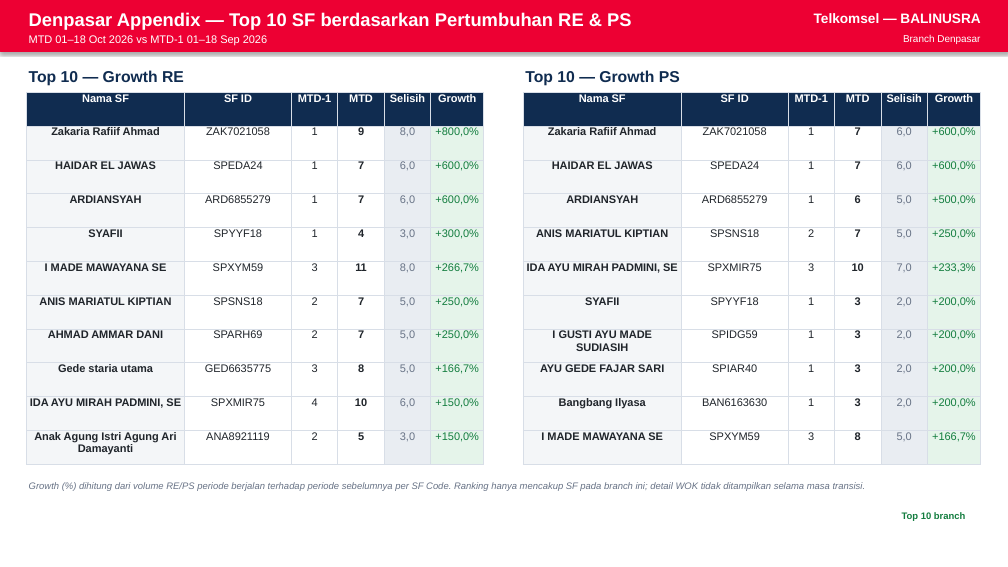
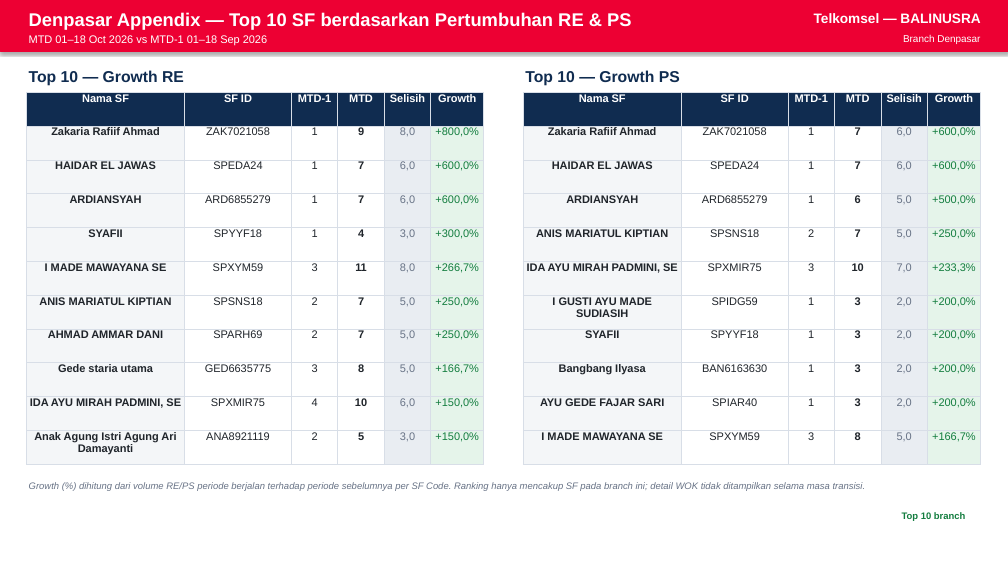
Before and after one commit to linktreehhbalnus-eng/wow_balnus, a slide deck: slide 9 of beta_12wok/reports/BRANCH_DENPASAR_PERFORMANCE_SUMMARY_20261018_INARA.pptx. Drawn at 1008x567 pixels with LibreOffice and Linux fonts; fonts in the diff are those of the drawing. Boxes give left, top, right and bottom in pixels: in the first picture for what was removed or moved away, otherwise in the second. Text is boxed around its words. In the diff, an @@ line names an element or a change of style, - is before the commit and + after.

```diff
--- a/beta_12wok/reports/BRANCH_DENPASAR_PERFORMANCE_SUMMARY_20261018_INARA.pptx
+++ b/beta_12wok/reports/BRANCH_DENPASAR_PERFORMANCE_SUMMARY_20261018_INARA.pptx
@@ table at [523,92,982,464] @@
+row 7: I GUSTI AYU MADE SUDIASIH | SPIDG59 | 1 | 3 | 2,0 | +200,0%
-row 9, column 1: I GUSTI AYU MADE SUDIASIH
+row 9, column 1: Bangbang Ilyasa
-row 9, column 2: SPIDG59
+row 9, column 2: BAN6163630
-row 10: Bangbang Ilyasa | BAN6163630 | 1 | 3 | 2,0 | +200,0%
```
Also in this commit, not shown: 4 other slides changed, 11 other files.
